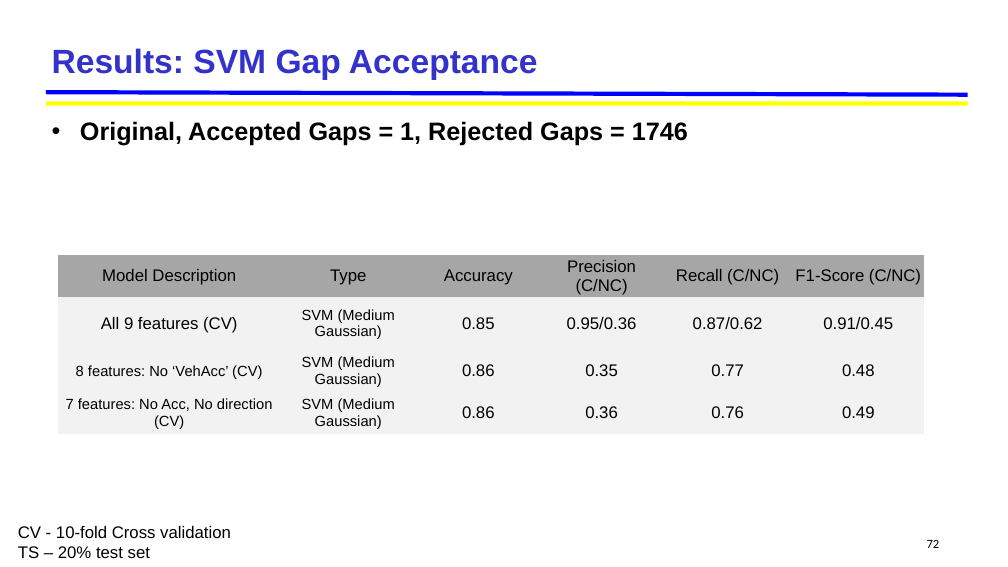
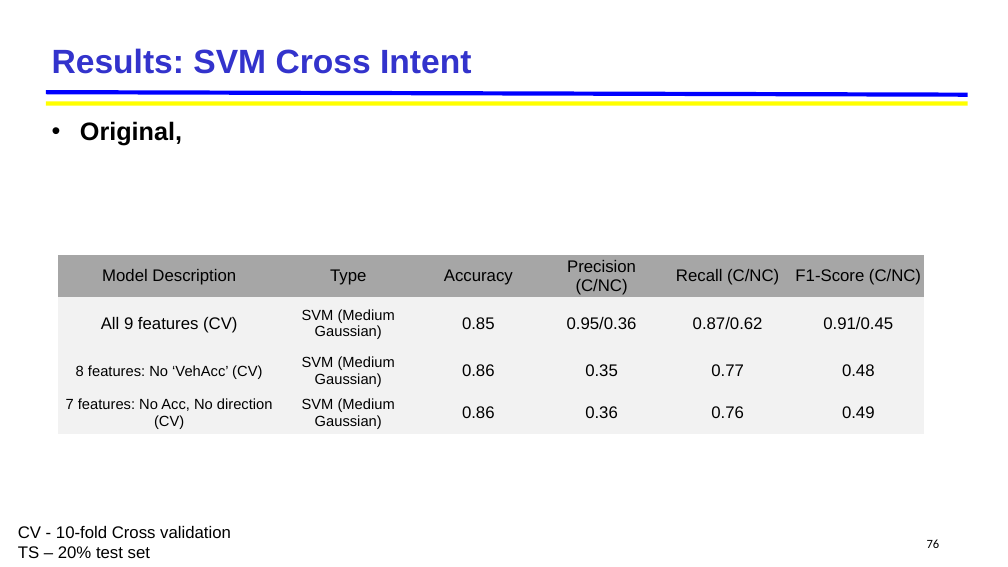
Before and after one commit to jskumaar/pedestrianHybridModel, a slide deck: slide 76 of Pedestrian_Hybrid_Model [Autosaved].pptx (slide 72 before the commit). Drawn at 1008x567 pixels with LibreOffice and Linux fonts; fonts in the diff are those of the drawing; background and template pictures are left out. Boxes give left, top, right and bottom in pixels: in the first picture for what was removed or moved away, otherwise in the second. Text is boxed around its words. In the diff, an @@ line names an element or a change of style, - is before the commit and + after.

```diff
--- a/Pedestrian_Hybrid_Model [Autosaved].pptx
+++ b/Pedestrian_Hybrid_Model [Autosaved].pptx
@@ title at <box>52,48,471,74</box>: text changed @@
-Results: SVM Gap Acceptance
+Results: SVM Cross Intent
@@ text at <box>80,121,182,146</box>: text changed @@
-• Original, Accepted Gaps = 1, Rejected Gaps = 1746
+• Original,
@@ page number at <box>927,539,940,548</box>: text changed @@
-72
+76
```
Also in this commit, not shown: 5 other slides changed, 8 slides added, 1 slide removed, 58 other files.
